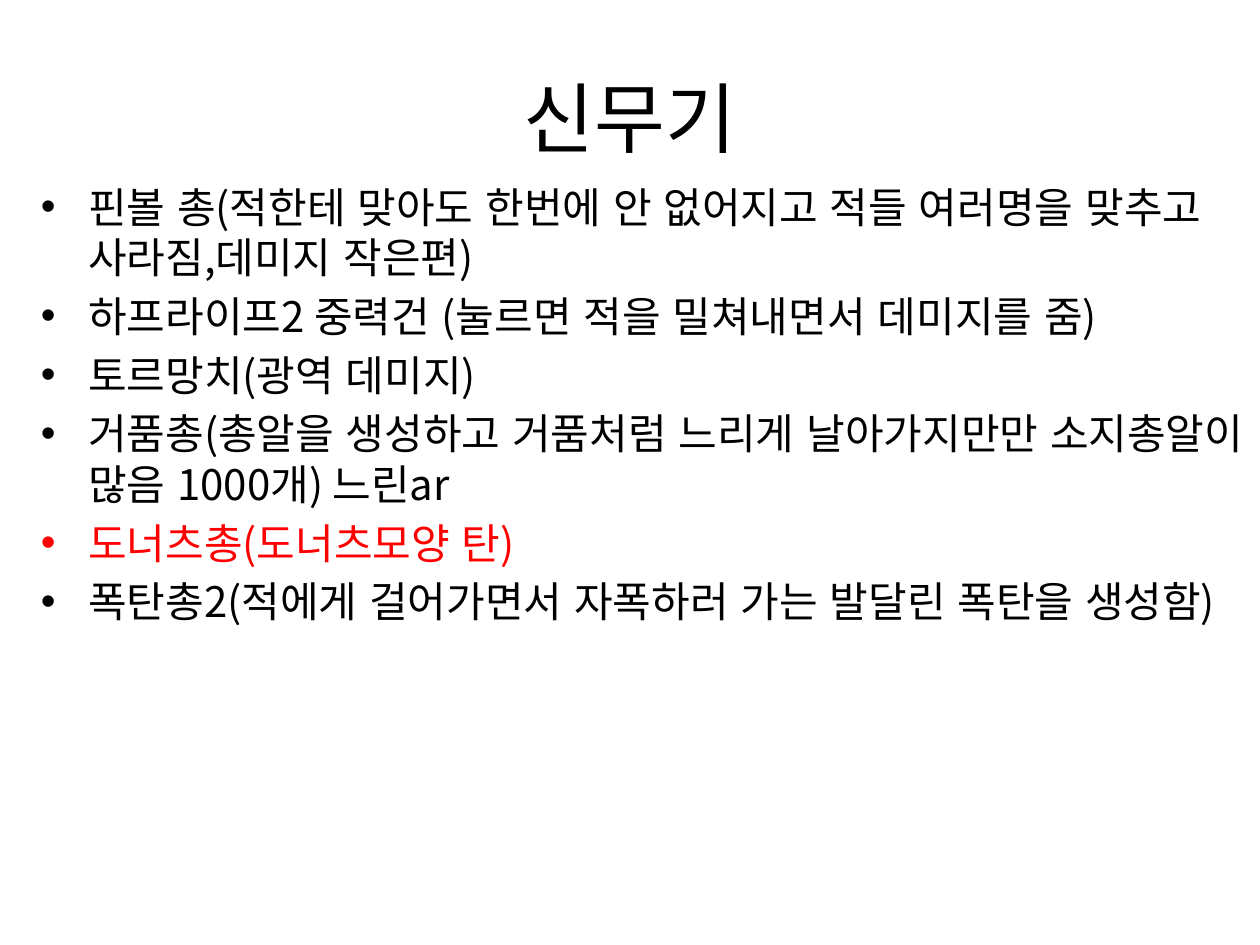
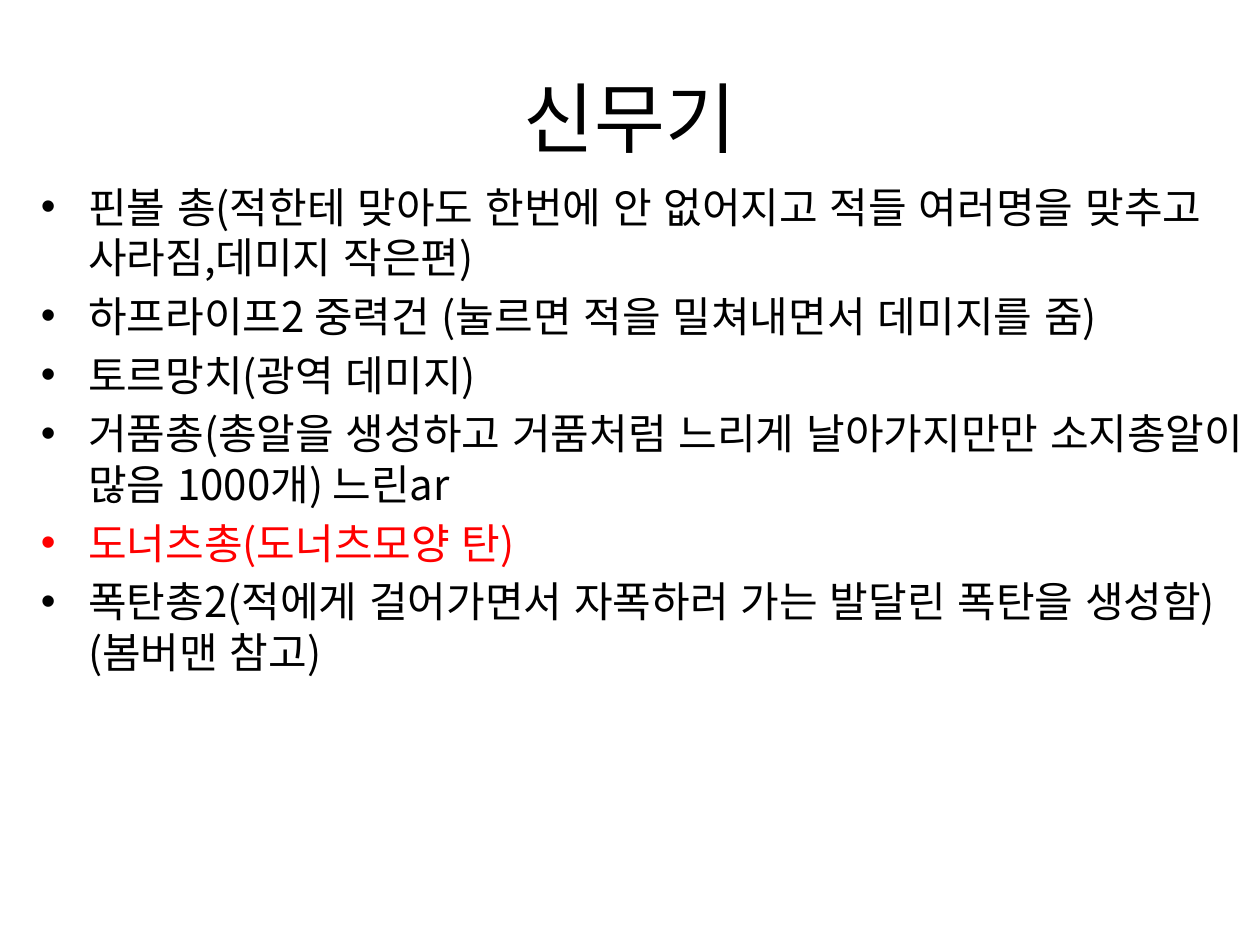
Before and after one commit to gkdlgndpdu/EscapeJail, a slide deck: slide 34 of EscapeJail/Assets/기획/스테이지1기획.pptx. Drawn at 1260x945 pixels with LibreOffice and Linux fonts; fonts in the diff are those of the drawing. Boxes give left, top, right and bottom in pixels: in the first picture for what was removed or moved away, otherwise in the second. Text is boxed around its words. In the diff, an @@ line names an element or a change of style, - is before the commit and + after.

Commit message:
무기 4개 더 추가 자세한건 ppt 참고

```diff
--- a/EscapeJail/Assets/기획/스테이지1기획.pptx
+++ b/EscapeJail/Assets/기획/스테이지1기획.pptx
@@ text at <box>88,582,1215,676</box>: text changed @@
-• 폭탄총2(적에게 걸어가면서 자폭하러 가는 발달린 폭탄을 생성함)
+• 폭탄총2(적에게 걸어가면서 자폭하러 가는 발달린 폭탄을 생성함)(봄버맨 참고)
```
Also in this commit, not shown: 2 other slides changed, 1 slide added, 29 other files.
